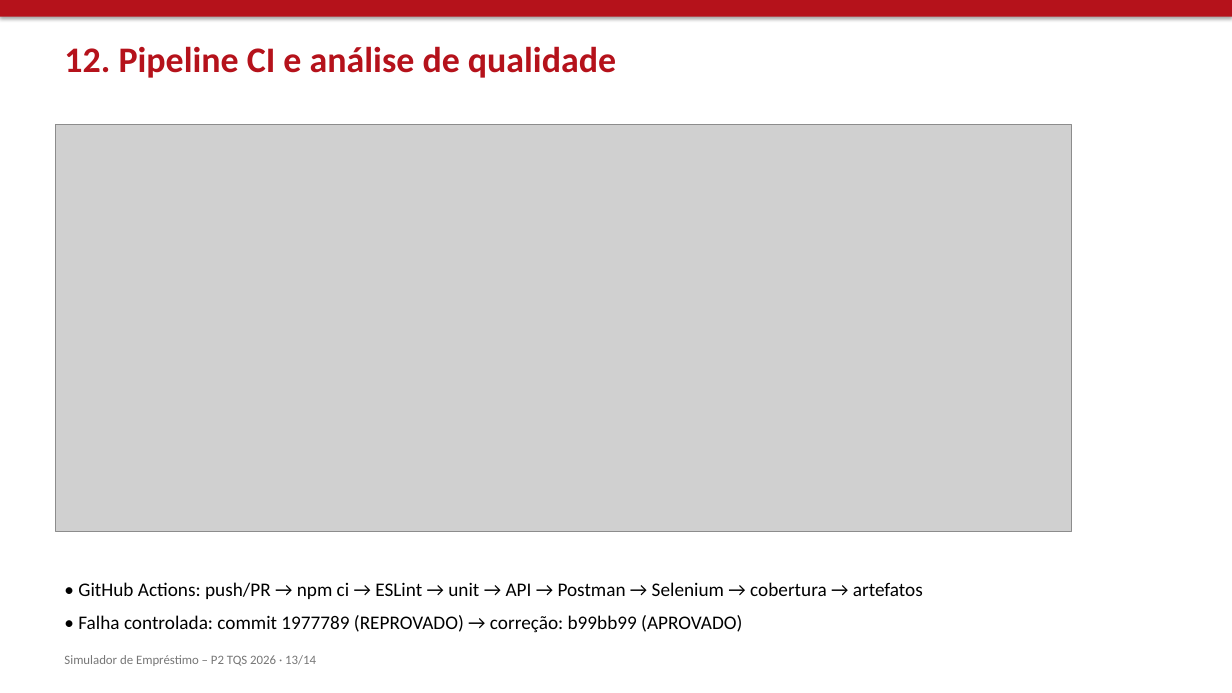
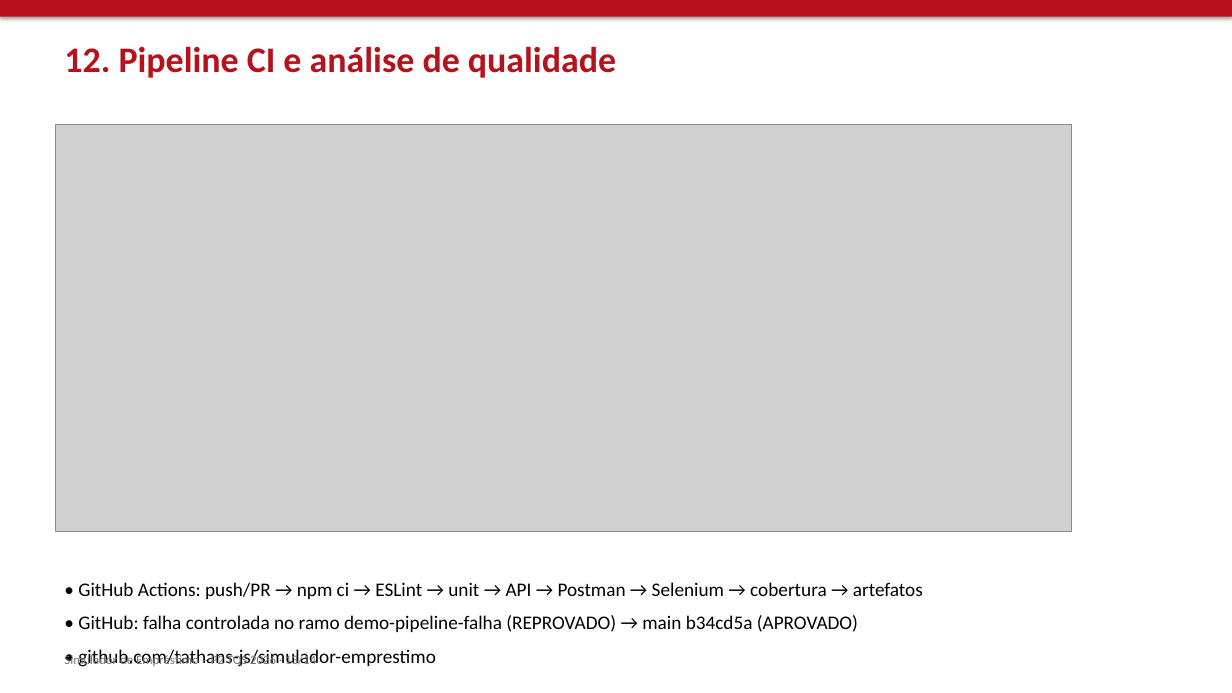
Before and after one commit to tathans-js/simulador-emprestimo, a slide deck: slide 13 of docs/gerados/documentos/P13_apresentacao_final.pptx. Drawn at 1232x693 pixels with LibreOffice and Linux fonts; fonts in the diff are those of the drawing; grey boxes stand for pictures. Boxes give left, top, right and bottom in pixels: in the first picture for what was removed or moved away, otherwise in the second. Text is boxed around its words. In the diff, an @@ line names an element or a change of style, - is before the commit and + after.

```diff
--- a/docs/gerados/documentos/P13_apresentacao_final.pptx
+++ b/docs/gerados/documentos/P13_apresentacao_final.pptx
@@ text at (78, 615, 858, 667): text changed @@
-• Falha controlada: commit 1977789 (REPROVADO) → correção: b99bb99 (APROVADO)
+• GitHub: falha controlada no ramo demo-pipeline-falha (REPROVADO) → main b34cd5a (APROVADO)
+• github.com/tathans-js/simulador-emprestimo
```
Also in this commit, not shown: 34 other files.
